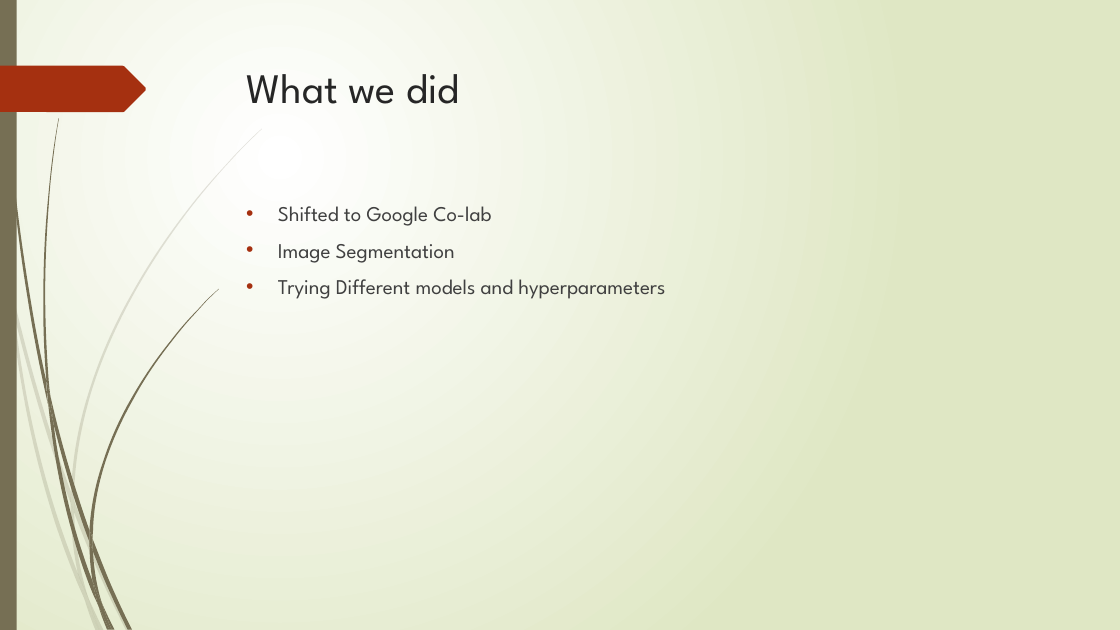
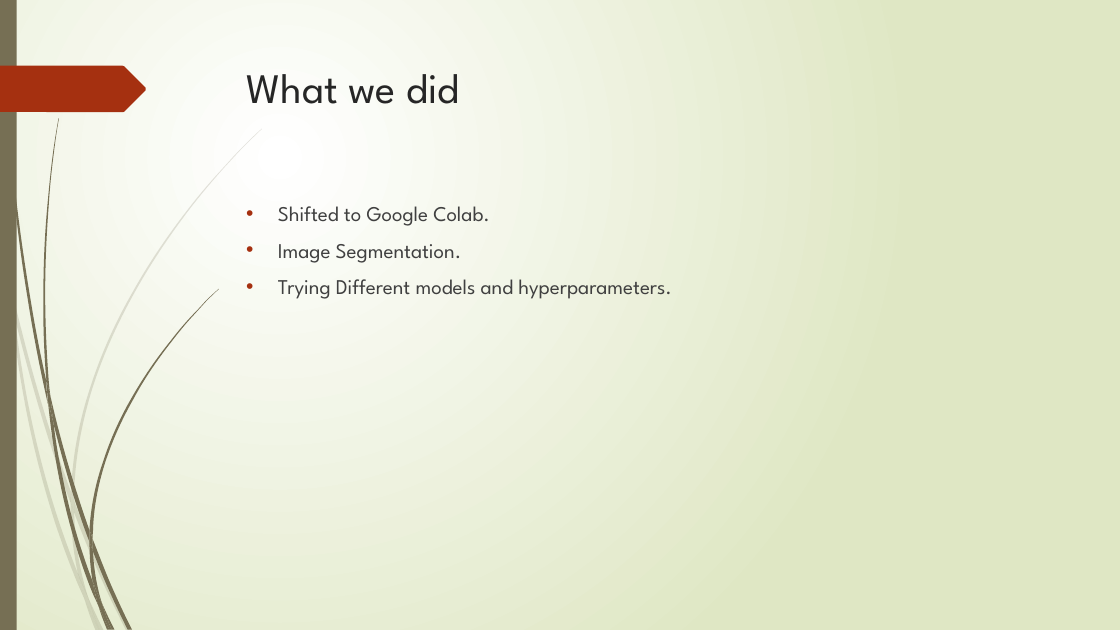
Before and after one commit to ShashankSaumya123/WBC-Classification, a slide deck: slide 3 of Presentation/Project Final.pptx. Drawn at 1120x630 pixels with LibreOffice and Linux fonts; fonts in the diff are those of the drawing. Boxes give left, top, right and bottom in pixels: in the first picture for what was removed or moved away, otherwise in the second. Text is boxed around its words. In the diff, an @@ line names an element or a change of style, - is before the commit and + after.

```diff
--- a/Presentation/Project Final.pptx
+++ b/Presentation/Project Final.pptx
@@ text at (x1=278, y1=206, x2=672, y2=299): text changed @@
-• Shifted to Google Co-lab
-• Image Segmentation
-• Trying Different models and hyperparameters
+• Shifted to Google Colab.
+• Image Segmentation.
+• Trying Different models and hyperparameters.
```
Also in this commit, not shown: 4 other slides changed.
